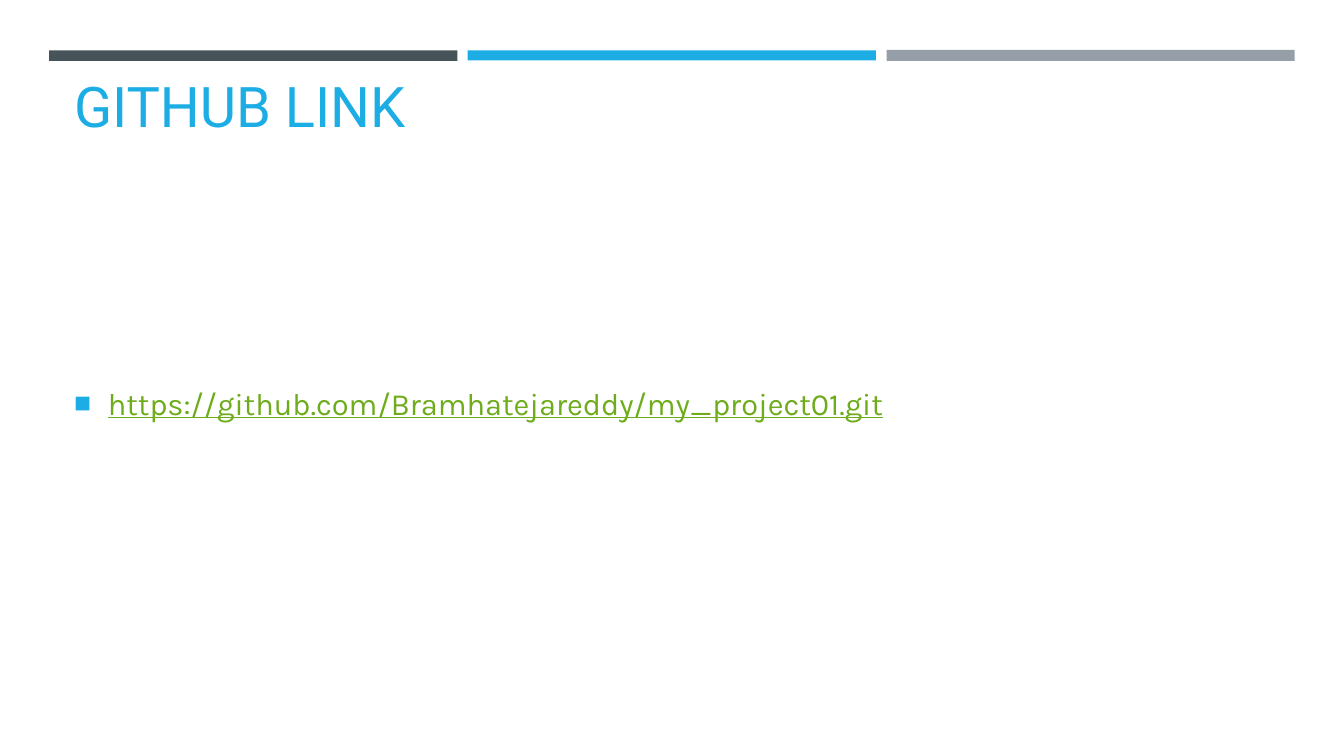
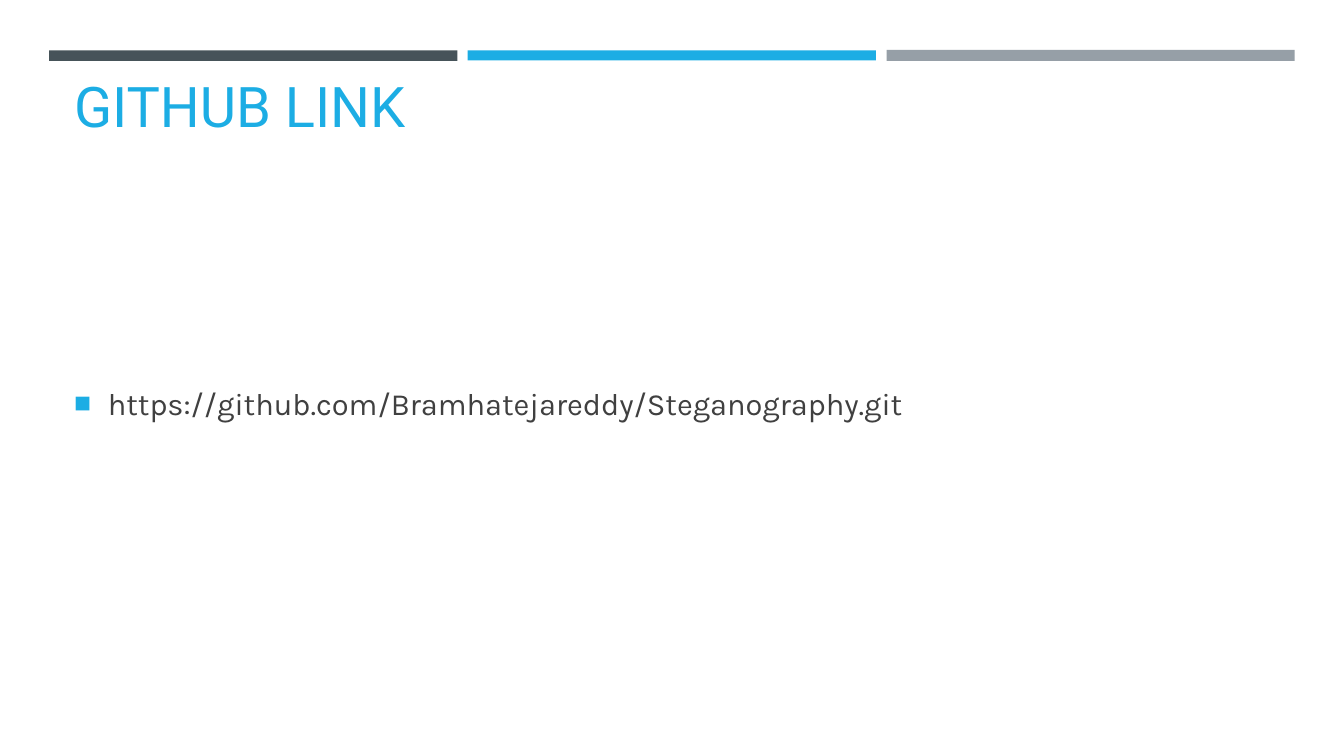
Before and after one commit to Bramhatejareddy/Steganography, a slide deck: slide 9 of AICTE PPT G.BRAMHATEJAREDDY.pptx. Drawn at 1344x756 pixels with LibreOffice and Linux fonts; fonts in the diff are those of the drawing; background and template pictures are left out. Boxes give left, top, right and bottom in pixels: in the first picture for what was removed or moved away, otherwise in the second. Text is boxed around its words. In the diff, an @@ line names an element or a change of style, - is before the commit and + after.

```diff
--- a/AICTE PPT G.BRAMHATEJAREDDY.pptx
+++ b/AICTE PPT G.BRAMHATEJAREDDY.pptx
@@ text at <box>108,392,902,423</box>: text changed; text colour #6EAC1C to #404040 @@
-■ https://github.com/Bramhatejareddy/my_project01.git
+■ https://github.com/Bramhatejareddy/Steganography.git
```
